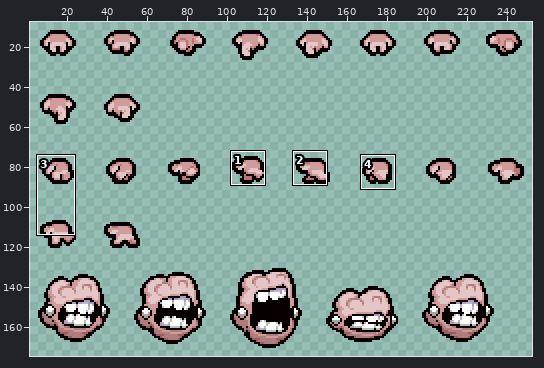
Sprite sheet, stored at resources/gfx/monsters/glutty.png. Above, an overview of the earlier version with the close-up marked.
Close-up. Before the commit:
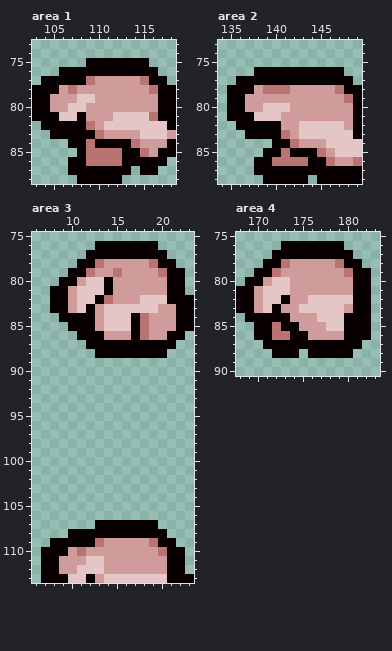
The file is 288x176 pixels. Colours within 5 levels of each other are drawn and written as one. Shown: area 1: x 103..118, y 73..88; area 2: x 134..149, y 73..88; area 3: x 6..23, y 75..113; area 4: x 168..183, y 75..90. The wide view leaves out empty margins. The commit also changed other parts of the picture, which this record leaves out.
The result:
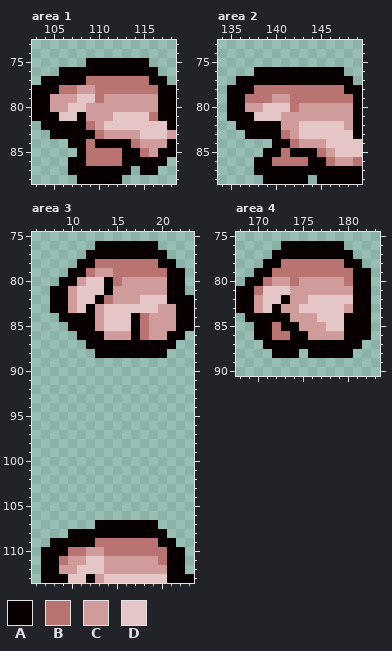
Palette (. is transparent): A #080000  B #b97371  C #cf9c9b  D #e3c6c5
The exact change:
{"where": "area 1"}
{"y":77,"x":110,"old":"CCCCC","new":"BBBBB"}
{"y":78,"x":106,"old":"C","new":"B"}
{"y":78,"x":110,"old":"CCCCCC","new":"BBBBBB"}
{"y":79,"x":110,"old":"C","new":"B"}
{"where": "area 2"}
{"y":78,"x":138,"old":"C","new":"B"}
{"y":78,"x":142,"old":"CCCCC","new":"BBBBB"}
{"y":79,"x":137,"old":"CCC","new":"BBB"}
{"y":79,"x":142,"old":"CCCCCC","new":"BBBBBB"}
{"y":80,"x":142,"old":"C","new":"B"}
{"where": "area 3"}
{"y":78,"x":14,"old":"CCCCC","new":"BBBBB"}
{"y":79,"x":16,"old":"CCCC","new":"BBBB"}
{"y":80,"x":15,"old":"C","new":"B"}
{"y":109,"x":14,"old":"CCCCC","new":"BBBBB"}
{"y":110,"x":10,"old":"C","new":"B"}
{"y":110,"x":14,"old":"CCCCCC","new":"BBBBBB"}
{"y":111,"x":9,"old":"C","new":"B"}
{"y":111,"x":20,"old":"C","new":"B"}
{"where": "area 4"}
{"y":78,"x":174,"old":"CCCCC","new":"BBBBB"}
{"y":79,"x":173,"old":"CCCCCCC","new":"BBBBBBB"}
{"y":80,"x":171,"old":"CDDC","new":"BCCB"}
{"y":80,"x":180,"old":"C","new":"B"}
{"y":81,"x":170,"old":"C","new":"B"}
